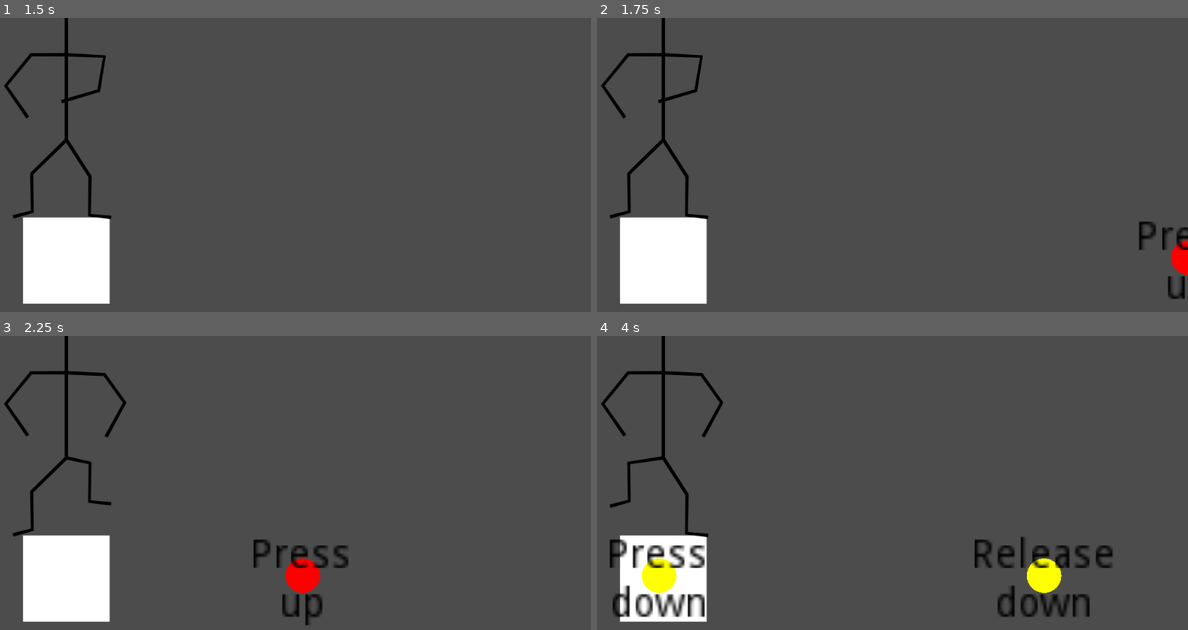
Above: before the commit, frames 1-4 (two rows, left to right).
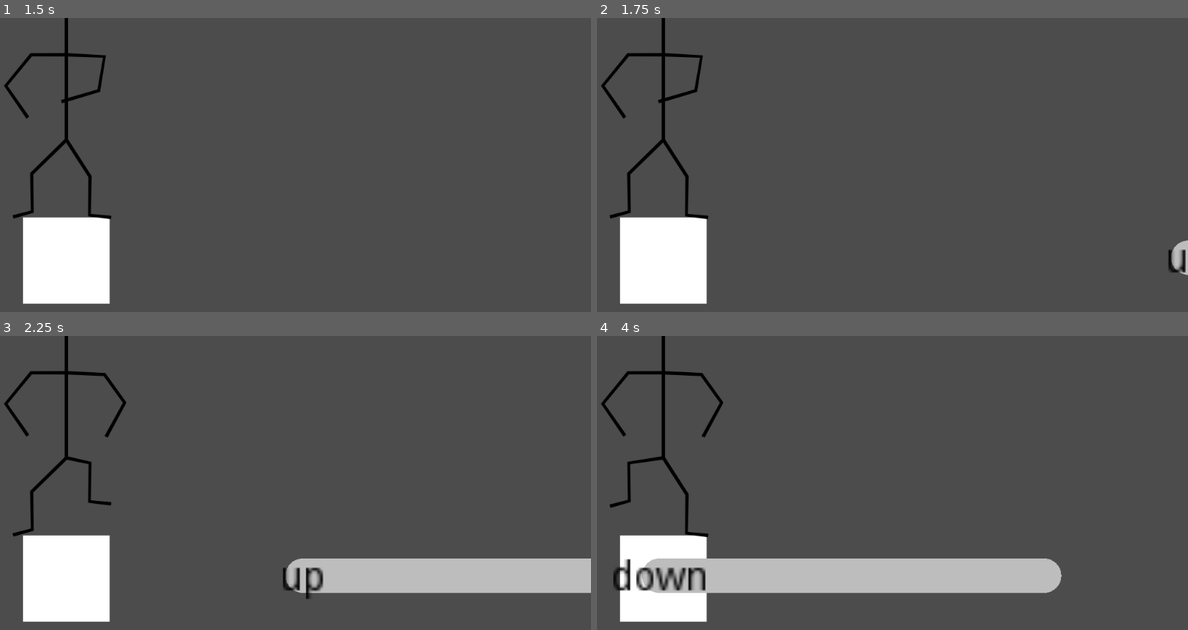
Above: after the commit, the same moments.

Repository: doctor-g/LD52
Game: Godot game, scene res://Game/Game.tscn
The game is run twice, just before and just after one commit, with the same random seed, the same clock (stepped at 60 frames per second) and the same inputs. Sound files missing from this copy of the repository are replaced by a short silence.
Inputs:
- Up to frame 1 (1.5 s): tap Enter at 0.5 s; hold Right (ui_right) 0.53-1.28 s; tap Space at 1.25 s; hold Down (ui_down) from 1.28 s (still down)
- Up to frame 2 (1.75 s): keep holding Down (ui_down)
- Up to frame 3 (2.25 s): release Down (ui_down) at 2.03 s; hold Right (ui_right) from 2.03 s (still down)
- Up to frame 4 (4 s): release Right (ui_right) at 2.78 s; hold Up (ui_up) 2.78-3.53 s; hold Left (ui_left) from 3.53 s (still down)

Frame 1 is identical in both runs. In frame 2, 0.7% of the frame differs, in the area x 91-100%, y 69-96%; in frame 3, 6.8%; in frame 4, 11%, in the area x 2-88%, y 68-96%.

Commit message:
Move input processing to the targets themselves
This prevents the need for separate models, too.

Diff:
--- /dev/null
+++ b/project/Common/Globals.gd
@@ -0,0 +1,7 @@
+extends Node
+
+# How many seconds of the audio have played
+var elapsed_audio : float
+
+# How accurate has the player to be, in seconds
+var tolerance := 0.1
--- a/project/Game/Game.gd
+++ b/project/Game/Game.gd
@@ -9,10 +9,8 @@
 	[2, 3, "ui_down", 1]
 ]
 
-const _RhythmTarget := preload("res://Song/RhythmTarget.tscn")
-
-# Tolerance in milliseconds
-export var tolerance := 100
+# Tolerance in seconds
+export var tolerance := 0.1
 
 # Beats per MINUTE
 export var tempo := 90
@@ -26,84 +24,53 @@
 
 var _start_ticks : int
 var _next_event_index := 0
-var _seconds_per_beat : float
 var _lead_in_duration : float
+
+# If we are currently holding for a target, this is it.
+# If this is null, we are not currently holding for a target
+var _current_target : Node2D
+
 
 func _ready():
 	_start_ticks = Time.get_ticks_msec()
-	_seconds_per_beat = 1.0 / tempo * 60
+	var seconds_per_beat := 1.0 / tempo * 60
 
 	# Set lead-in to the duration of one measure in milliseconds
-	_lead_in_duration = beats_per_measure * _seconds_per_beat * 1000
+	# Or comment this out to test faster
+	_lead_in_duration = beats_per_measure * seconds_per_beat * 1000
 
 	for datum in DATA:
 		var measure : int = datum[0]
 		var beat_of_measure : int = datum[1]
 		var action : String = datum[2]
-		var release : int = datum[3]
+		var beats_until_release : int = datum[3]
 
-		var beat_of_song : int = (measure-1) * beats_per_measure + beat_of_measure
+		var beat_of_song := (measure-1) * beats_per_measure + beat_of_measure
+		var start_time := (beat_of_song-1) * seconds_per_beat
+		var end_time := start_time + beats_until_release * seconds_per_beat
 
-		_create_event(beat_of_song, action, RhythmEvent.PRESS)
-		_create_event(beat_of_song + release, action, RhythmEvent.RELEASE)
+		var target := preload("res://Song/HoldTarget.tscn").instance() as HoldTarget
+		target.action = action
+		target.start_time = start_time
+		target.end_time = end_time
+
+		$TargetArea.add_child(target)
+		target.position = Vector2(start_time*1000 + _lead_in_duration, 0)
+
+	# Set the next target to the first one
+	_next_target = $TargetArea.get_child(0)
 
 	# Wait the duration of one measure
 	yield(get_tree().create_timer(_lead_in_duration / 1000), "timeout")
 	$AudioStreamPlayer.play()
 
-
-func _create_event(beat_of_song:int, action:String, type)->void:
-	# warning-ignore:narrowing_conversion
-	var time : int = (beat_of_song-1) * _seconds_per_beat * 1000
-	var event := RhythmEvent.new(time, action, type)
-	_events.append(event)
-
-	var target = _RhythmTarget.instance()
-	target.position = Vector2(event.time + _lead_in_duration, 0)
-	target.event = event
-	$TargetArea.add_child(target)
+var _next_target : HoldTarget = null
+var _next_target_index := 0
 
 
 func _process(delta):
-	$TargetArea.position.x -= delta * 1000 # Later, this should relate to bpm
+	$TargetArea.position.x -= delta * 1000 # Later, this should relate to bpm and scale
 
-	# Get the position in the stream in milliseconds
-	var position = $AudioStreamPlayer.get_playback_position() * 1000
-
-	# If there are no more events, just exit
-	if _next_event_index >= _events.size():
-		return
-
-	var next_event = _events[_next_event_index]
-	var next_target = $TargetArea.get_child(_next_event_index)
-
-	# Did we miss one?
-	if position > next_event.time + tolerance:
-		print("MISSED ONE")
-		next_target.miss()
-		_next_event_index += 1
-		return
-
-	# Are we in the window of the next event?
-	if next_event.time - tolerance <= position:
-		# Did we just hit the right input?
-		for action_name in ["ui_up", "ui_down", "ui_left", "ui_right"]:
-			if _does_action_match(action_name, next_event.type):
-				if next_event.action == action_name:
-					print("GOT IT")
-					next_target.hit()
-					_next_event_index += 1
-				else:
-					next_target.miss()
-					print("WRONG ACTION")
-					_next_event_index += 1
-	else:
-		# No action is expected here, but maybe they hit one
-		for action_name in ["ui_up", "ui_down", "ui_left", "ui_right"]:
-			if Input.is_action_just_pressed(action_name):
-				print("You hit an action but none was expected here")
-
-
-func _does_action_match(action:String, type)->bool:
-	return (type == RhythmEvent.PRESS and Input.is_action_just_pressed(action)) \
-		or (type == RhythmEvent.RELEASE and Input.is_action_just_released(action))
+	# Get the position in the stream in seconds
+	# Update the global value
+	Globals.elapsed_audio = $AudioStreamPlayer.get_playback_position()
--- /dev/null
+++ b/project/Song/HoldTarget.gd
@@ -0,0 +1,65 @@
+extends Node2D
+class_name HoldTarget
+
+enum State { PENDING, STARTED, SUCCEEDED, FAILED  }
+
+var action : String
+var start_time : float
+var end_time : float
+
+var _state = State.PENDING
+
+export var radius := 30
+
+func _ready():
+	assert(action!=null)
+	assert(end_time!=0)
+
+	$Label.text = action.substr(3) # Kludge for "ui_" labels
+
+
+func _process(_delta):
+	if _state==State.PENDING:
+		if Input.is_action_just_pressed(action) and _in_tolerance(start_time):
+			_set_state(State.STARTED)
+		elif Globals.elapsed_audio > Globals.tolerance + start_time:
+			_set_state(State.FAILED)
+
+	if _state==State.STARTED:
+		if Input.is_action_just_released(action):
+			if _in_tolerance(end_time):
+				# Released on time
+				_set_state(State.SUCCEEDED)
+			else:
+				# Released too early
+				_set_state(State.FAILED)
+		elif Globals.elapsed_audio > Globals.tolerance + end_time:
+			# Missed the release
+			_set_state(State.FAILED)
+
+
+func _in_tolerance(time:float)->bool:
+	return abs(time-Globals.elapsed_audio) <= Globals.tolerance
+
+
+func _set_state(new_state)->void:
+	_state = new_state
+	update()
+
+
+func _draw():
+	var color : Color
+	match _state:
+		State.PENDING:
+			color = Color.gray
+		State.STARTED:
+			color = Color.yellow
+		State.FAILED:
+			color = Color.red
+		State.SUCCEEDED:
+			color = Color.green
+
+	var width := (end_time - start_time) * 1000 # Assuming 1ms=1pixel
+	draw_rect(Rect2(0, -radius, width, radius*2), color)
+	draw_circle(Vector2.ZERO, radius, color)
+	draw_circle(Vector2(width, 0), radius, color)
--- /dev/null
+++ b/project/Song/HoldTarget.tscn
@@ -0,0 +1,16 @@
+[gd_scene load_steps=2 format=2]
+
+[ext_resource path="res://Song/HoldTarget.gd" type="Script" id=1]
+
+[node name="HoldTarget" type="Node2D"]
+script = ExtResource( 1 )
+
+[node name="Label" type="Label" parent="."]
+margin_left = -100.0
+margin_top = -29.0
+margin_right = -60.0
+margin_bottom = -15.0
+rect_scale = Vector2( 5, 5 )
+custom_colors/font_color = Color( 0, 0, 0, 1 )
+text = "X"
+align = 1
--- a/project/Song/RhythmEvent.gd
+++ /dev/null
@@ -1,20 +0,0 @@
-class_name RhythmEvent
-extends Object
-
-enum { PRESS, RELEASE }
-
-# Time of the event in milliseconds
-var time : int
-
-# The expected action event name
-var action : String
-
-# Either PRESS or RELEASE
-var type
-
-
-func _init(time_:int, action_:String, type_):
-	assert(type_ == PRESS or type_ == RELEASE)
-	time = time_
-	action = action_
-	type = type_
--- a/project/Song/RhythmTarget.gd
+++ /dev/null
@@ -1,37 +0,0 @@
-extends Node2D
-
-enum State { HIT, MISSED, PENDING }
-
-var _state = State.PENDING
-
-var event : RhythmEvent
-
-export var radius := 30
-
-func _ready():
-	assert(event!=null, "Don't forget to set the event!")
-	var header := "Press" if event.type==RhythmEvent.PRESS else "Release"
-	$Label.text = "%s\n%s" % [header, event.action.substr(3)]
-
-
-func hit()->void:
-	_state = State.HIT
-	update()
-
-
-func miss()->void:
-	_state = State.MISSED
-	update()
-
-
-func _draw():
-	var color : Color
-	match _state:
-		State.HIT:
-			color = Color.green
-		State.MISSED:
-			color = Color.red
-		State.PENDING:
-			color = Color.yellow
-
-	draw_circle(Vector2.ZERO, radius, color)
--- a/project/Song/RhythmTarget.tscn
+++ /dev/null
@@ -1,17 +0,0 @@
-[gd_scene load_steps=2 format=2]
-
-[ext_resource path="res://Song/RhythmTarget.gd" type="Script" id=1]
-
-[node name="RhythmTarget" type="Node2D"]
-script = ExtResource( 1 )
-
-[node name="Label" type="Label" parent="."]
-margin_left = -126.0
-margin_top = -68.0
-margin_right = -76.0
-margin_bottom = -37.0
-rect_scale = Vector2( 5, 5 )
-custom_colors/font_color = Color( 0, 0, 0, 1 )
-text = "Release
-X"
-align = 1
--- a/project/project.godot
+++ b/project/project.godot
@@ -9,13 +9,13 @@
 config_version=4
 
 _global_script_classes=[ {
-"base": "Object",
-"class": "RhythmEvent",
+"base": "Node2D",
+"class": "HoldTarget",
 "language": "GDScript",
-"path": "res://Song/RhythmEvent.gd"
+"path": "res://Song/HoldTarget.gd"
 } ]
 _global_script_class_icons={
-"RhythmEvent": ""
+"HoldTarget": ""
 }
 
 [application]
@@ -23,6 +23,10 @@
 config/name="LD52"
 run/main_scene="res://Game/Game.tscn"
 config/icon="res://icon.png"
+
+[autoload]
+
+Globals="*res://Common/Globals.gd"
 
 [gui]
 
